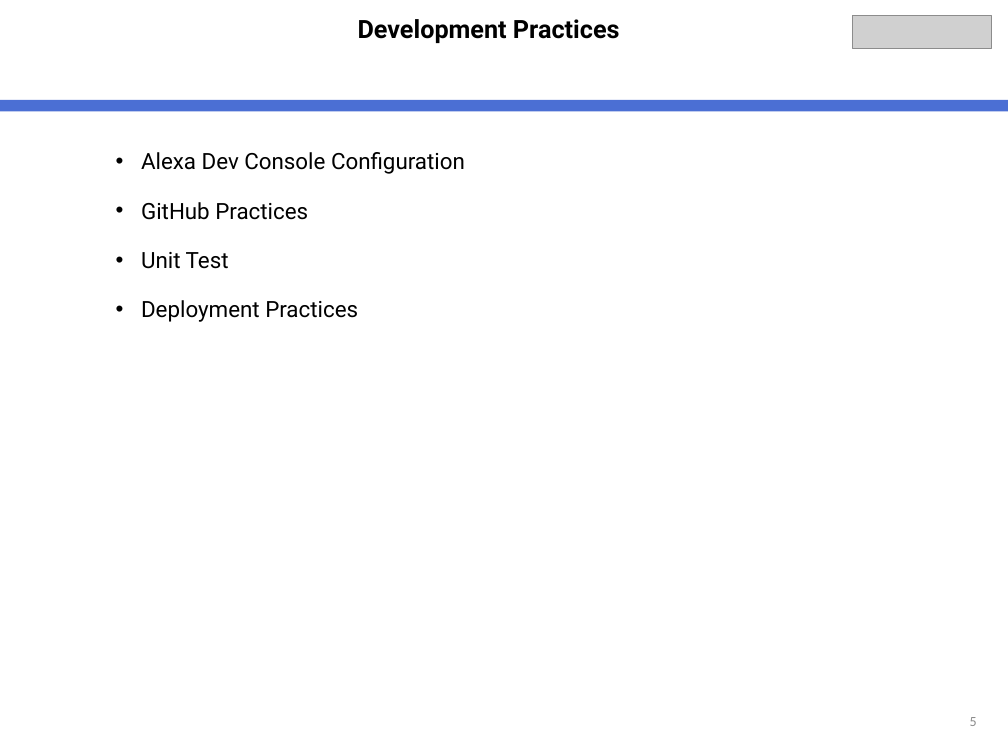
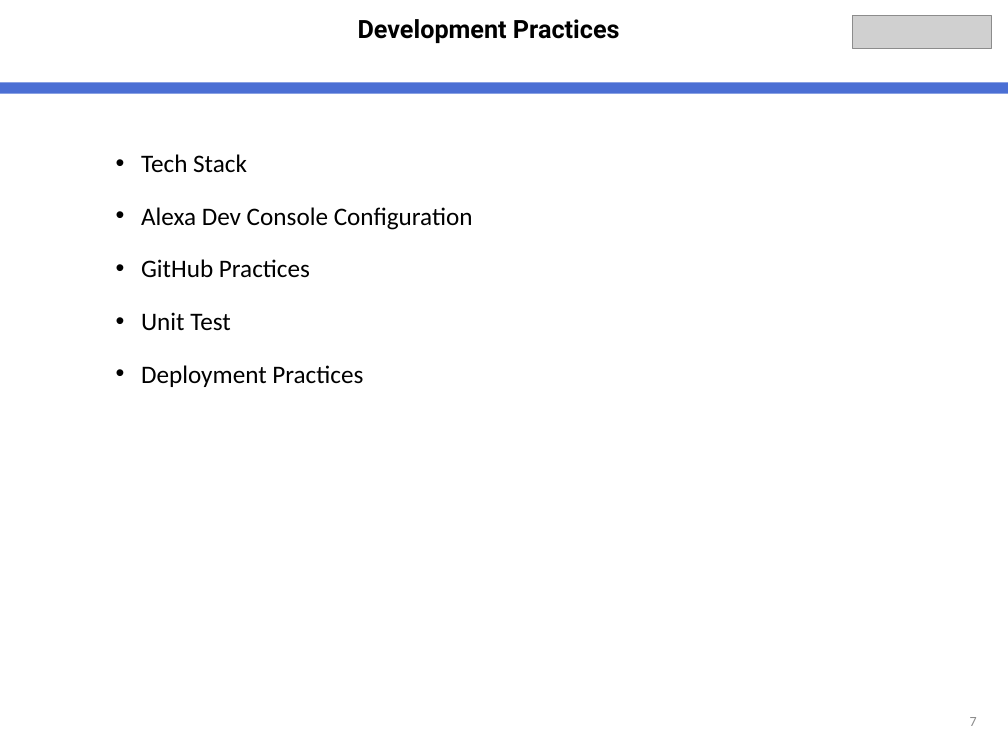
Before and after one commit to kulwantyadav101/Team3-HackTheMachine, a slide deck: slide 7 of presentation/SoftWidget Alexa Integration.pptx. Drawn at 1008x756 pixels with LibreOffice and Linux fonts; fonts in the diff are those of the drawing; grey boxes stand for pictures. Boxes give left, top, right and bottom in pixels: in the first picture for what was removed or moved away, otherwise in the second. Text is boxed around its words. In the diff, an @@ line names an element or a change of style, - is before the commit and + after.

```diff
--- a/presentation/SoftWidget Alexa Integration.pptx
+++ b/presentation/SoftWidget Alexa Integration.pptx
@@ rectangle: place and size @@
-rectangle at (0,100,1008,111)
+rectangle at (0,83,1008,94)
@@ text at (141,154,247,172): paragraph added @@
+  • Tech Stack
@@ text at (141,207,473,387): size 16 to 18 pt, font Roboto to Calibri in "Alexa Dev Console Configuration", "GitHub Practices", "Unit Test", "Deployment Practices" @@
@@ text at (970,717,977,726): text changed @@
-5
+7
```
Also in this commit, not shown: 5 other slides changed.
